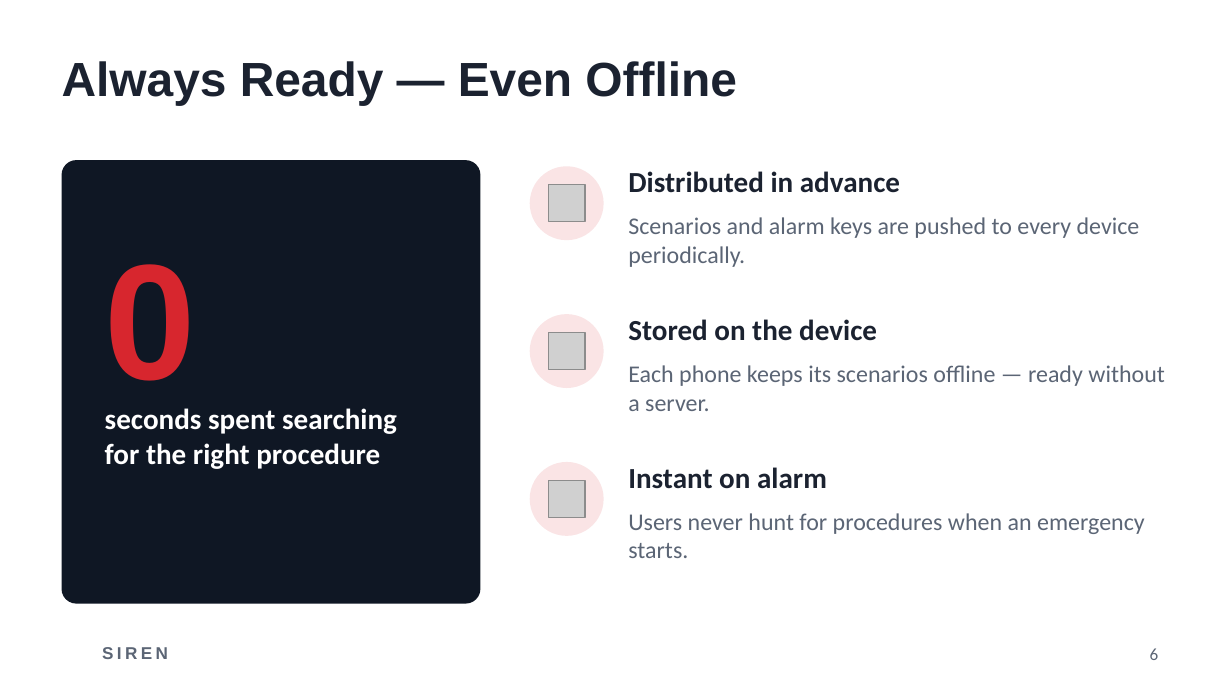
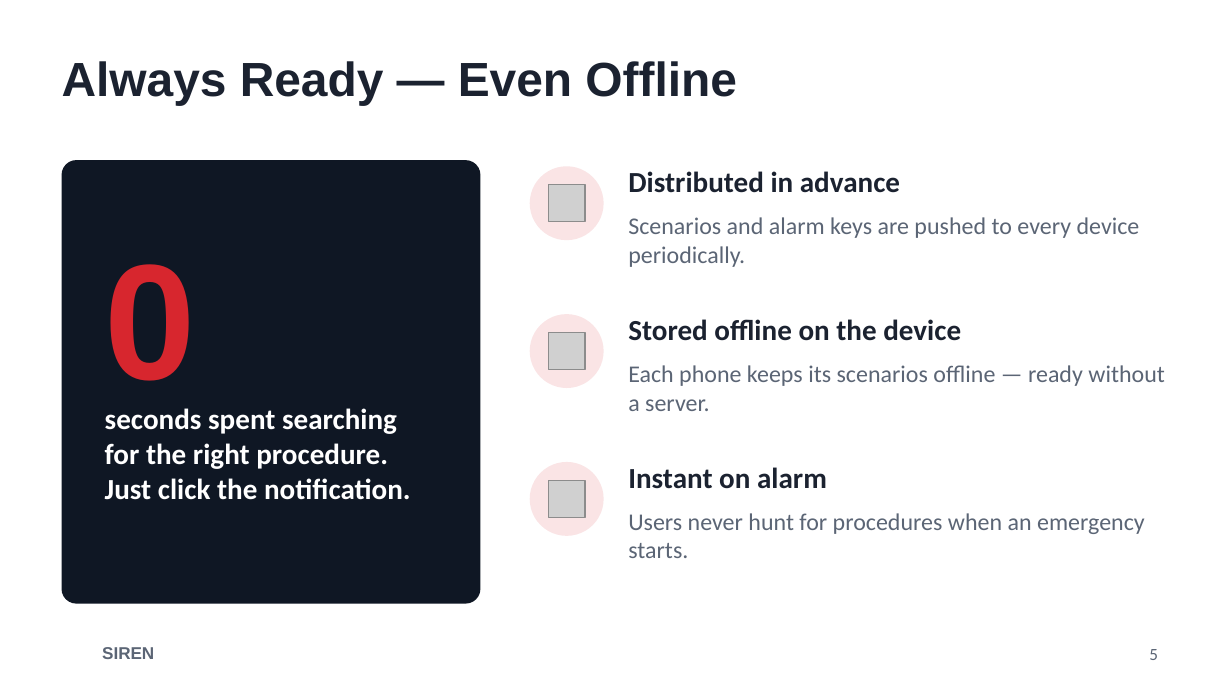
Before and after one commit to PW-ZGS/Wyjec, a slide deck: slide 5 of presentation.pptx (slide 6 before the commit). Drawn at 1232x693 pixels with LibreOffice and Linux fonts; fonts in the diff are those of the drawing; grey boxes stand for pictures; background and template pictures are left out. Boxes give left, top, right and bottom in pixels: in the first picture for what was removed or moved away, otherwise in the second. Text is boxed around its words. In the diff, an @@ line names an element or a change of style, - is before the commit and + after.

```diff
--- a/presentation.pptx
+++ b/presentation.pptx
@@ text at bbox=[628, 319, 961, 341]: text changed @@
-Stored on the device
+Stored offline on the device
@@ text at bbox=[105, 408, 411, 500]: text changed @@
-seconds spent searching for the right procedure
+seconds spent searching for the right procedure.
+Just click the notification.
@@ text "SIREN" at bbox=[102, 647, 154, 659]: letter spacing 2 to 0 pt @@
@@ page number at bbox=[1149, 649, 1158, 660]: text changed @@
-6
+5
```
Also in this commit, not shown: 8 other slides changed, 1 slide removed.
